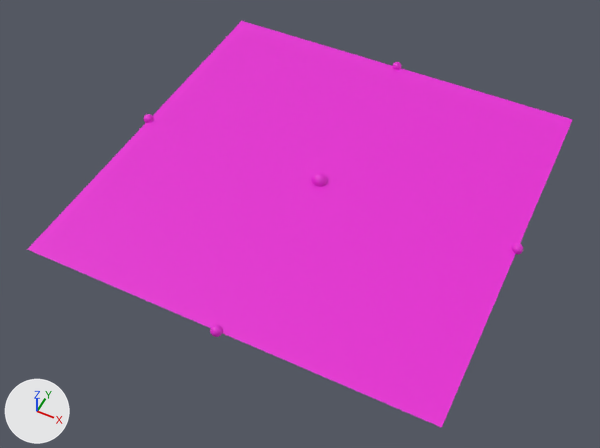
One commit to the Blender file res/models/placement/dome/dome_5x5.blend: the scene before it, then after it.
Before and after are seen from a 50 mm camera at (6.03, -13.16, 14.54) aimed at (0.3, -1.69, 0.21). The axes (+X, +Y, +Z) are drawn at lower left. The lights are the same throughout. The first picture is the older version.

Names of what the first picture shows: '%P%AnchorIn', '%P%AnchorIn.001', '%P%AnchorIn.002', '%P%AnchorIn.003', '%P%Center', '%P%Footprint'.
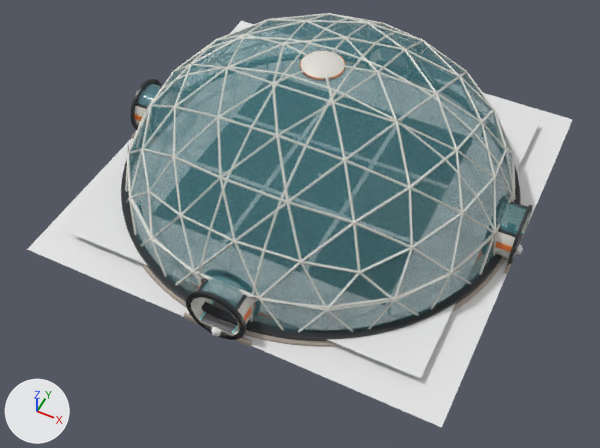
Location of each change, [x1, y1, x2, y2] in pixels of the pictures (600 x 448 px):
'%P%Footprint', recoloured: [27, 21, 573, 427] in both
'DomeSmall', added: after [121, 13, 533, 347]
    faces in mat_glass_teal (cyan #50959e): [126, 14, 529, 332]
    faces in mat_hull_white (light grey #dfddd4): [125, 13, 531, 337]
    faces in mat_frame_graphite (dark grey #35373a): [121, 79, 533, 341]
    faces in mat_concrete (grey #aaa095): [122, 130, 528, 347]
    faces in mat_floor_deck (grey #6f6f73): [201, 233, 523, 334]
'%P%Interior', added: after [71, 110, 539, 378]
'%P%Center', recoloured: [312, 172, 327, 186] in both
'%P%AnchorIn.003', recoloured: [211, 243, 523, 336] in both
'%P%AnchorIn', recoloured: [210, 244, 523, 337] in both
'%P%AnchorIn.001', recoloured: [144, 114, 154, 123] in both
'%P%AnchorIn.002', recoloured: [392, 62, 402, 70] in both

What changed in the scene script:
```text
Change mat_p:
    mat_p.base_color: (0.8, 0.0178, 0.659) -> (0.8, 0.8, 0.8)  # pink #e724d4 -> white #e7e7e7
Add mat_hull_grey:
    mat_hull_grey = principled_material('Hull_Grey')
    mat_hull_grey.base_color = (0.3, 0.31, 0.32)  # grey #959799
    mat_hull_grey.roughness = 0.55
Add mat_frame_graphite:
    mat_frame_graphite = principled_material('Frame_Graphite')
    mat_frame_graphite.base_color = (0.035, 0.038, 0.042)  # dark grey #35373a
    mat_frame_graphite.metallic = 0.3
    mat_frame_graphite.roughness = 0.4
Add mat_light_cyan:
    mat_light_cyan = principled_material('Light_Cyan')
    mat_light_cyan.base_color = (0.3, 0.95, 1.0)  # cyan #95f9ff
    mat_light_cyan.roughness = 0.25
Add mat_accent_orange:
    mat_accent_orange = principled_material('Accent_Orange')
    mat_accent_orange.base_color = (0.85, 0.2, 0.03)  # orange #ed7c30
    mat_accent_orange.roughness = 0.4
Add mat_glass_teal:
    mat_glass_teal = principled_material('Glass_Teal')
    mat_glass_teal.base_color = (0.08, 0.3, 0.34)  # cyan #50959e
    mat_glass_teal.roughness = 0.05
    mat_glass_teal.alpha = 0.3
Add mat_floor_deck:
    mat_floor_deck = principled_material('Floor_Deck')
    mat_floor_deck.base_color = (0.16, 0.16, 0.17)  # grey #6f6f73
    mat_floor_deck.metallic = 0.1
    mat_floor_deck.roughness = 0.65
Add mat_hull_white:
    mat_hull_white = principled_material('Hull_White')
    mat_hull_white.base_color = (0.74, 0.72, 0.66)  # light grey #dfddd4
    mat_hull_white.roughness = 0.45
Add mat_concrete:
    mat_concrete = principled_material('Concrete')
    mat_concrete.base_color = (0.4, 0.35, 0.3)  # grey #aaa095
    mat_concrete.roughness = 0.9
Add me_domesmall:
    me_domesmall.from_pydata(...)  # 8068 vertices, 8152 faces; spans x -5.0..5.0, y -5.0..5.0, z -0.25..3.62
    # faces by material slot: [1104, 1792, 576, 2680, 702, 288, 216, 794]
    me_domesmall.materials.append(mat_concrete)  # grey #aaa095
    me_domesmall.materials.append(mat_frame_graphite)  # dark grey #35373a
    me_domesmall.materials.append(mat_accent_orange)  # orange #ed7c30
    me_domesmall.materials.append(mat_hull_white)  # light grey #dfddd4
    me_domesmall.materials.append(mat_floor_deck)  # grey #6f6f73
    me_domesmall.materials.append(mat_light_cyan)  # cyan #95f9ff
    me_domesmall.materials.append(mat_hull_grey)  # grey #959799
    me_domesmall.materials.append(mat_glass_teal)  # cyan #50959e
Add me_p_interior:
    me_p_interior.from_pydata([(-1.0, -1.0, 0.0), (1.0, -1.0, 0.0), (1.0, 1.0, 0.0), (-1.0, 1.0, 0.0)], [], [(0, 1, 2, 3)])
    me_p_interior.materials.append(mat_p)  # white #e7e7e7
Add ob_domesmall:
    ob_domesmall = bpy.data.objects.new('DomeSmall', me_domesmall)
    ob_domesmall.location = (0.0, 0.0, 0.0)
Add ob_p_interior:
    ob_p_interior = bpy.data.objects.new('%P%Interior', me_p_interior)
    ob_p_interior.location = (0.0, 0.0, 0.17)
    ob_p_interior.scale = (4.27, 4.27, 1.0)
```
